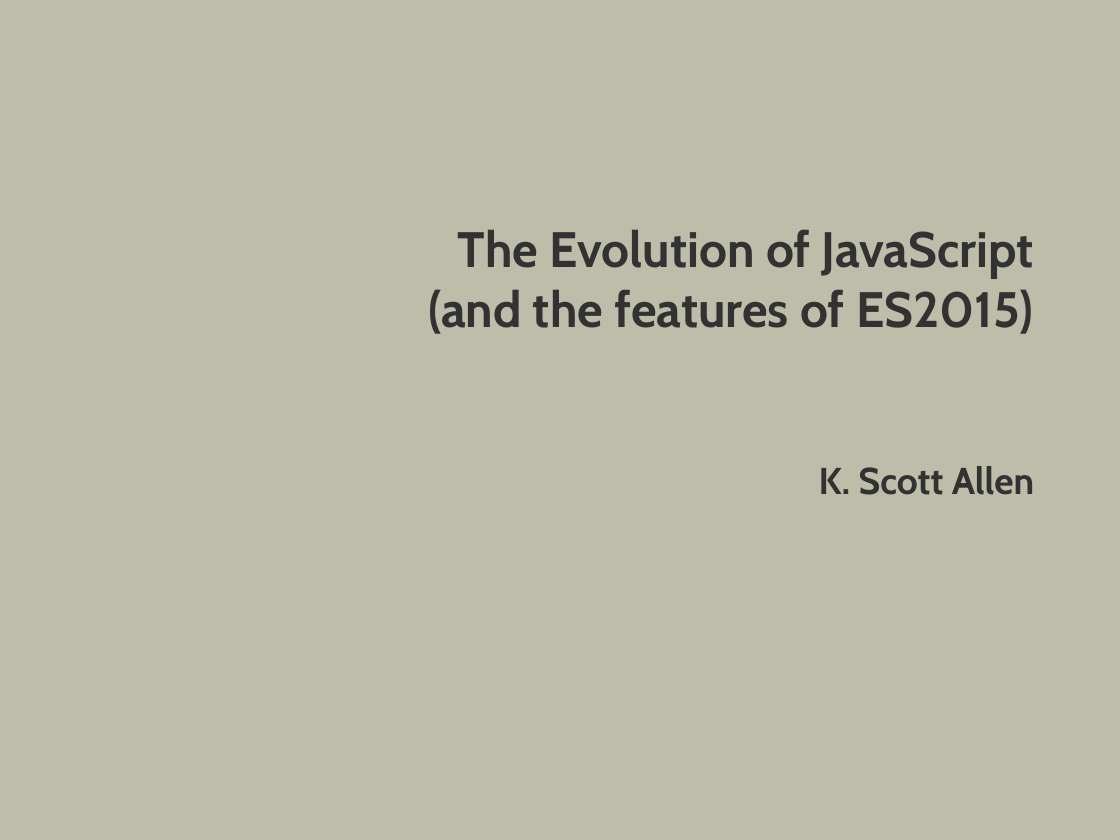
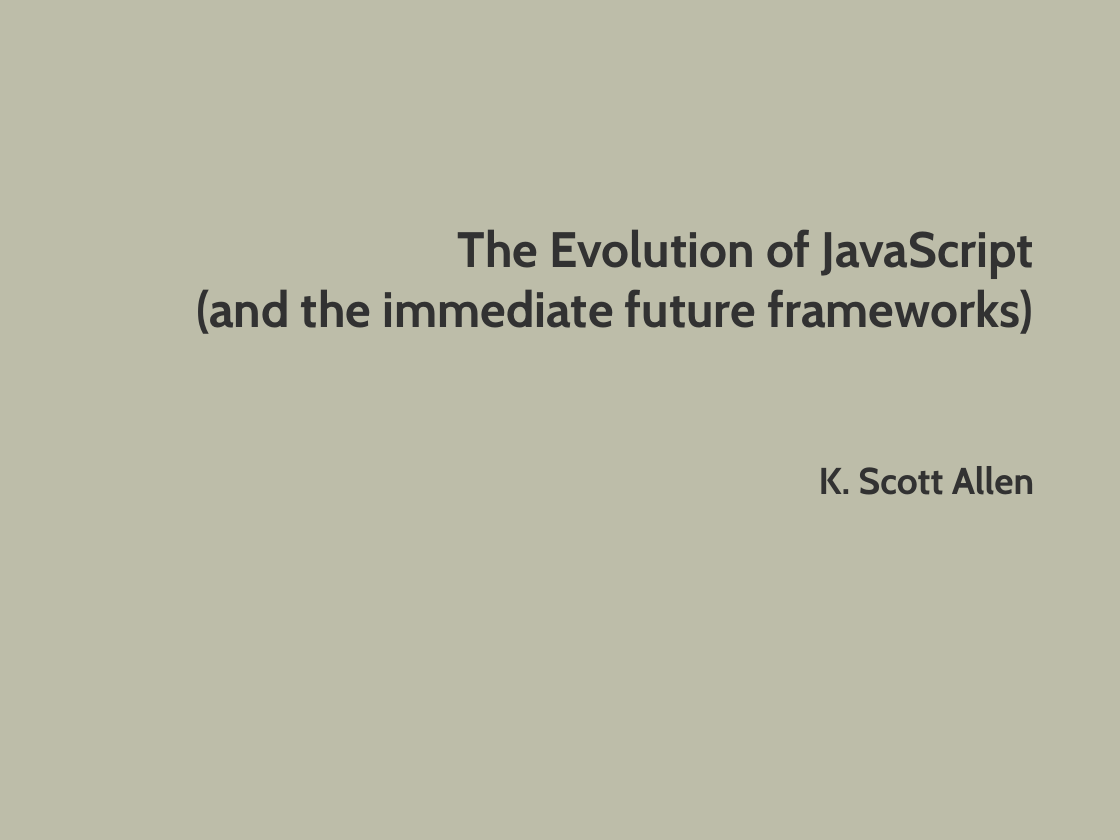
Before and after one commit to OdeToCode/classes, a slide deck: slide 1 of assorted/evolution_of_js.pptx. Drawn at 1120x840 pixels with LibreOffice and Linux fonts; fonts in the diff are those of the drawing; background and template pictures are left out. Boxes give left, top, right and bottom in pixels: in the first picture for what was removed or moved away, otherwise in the second. Text is boxed around its words. In the diff, an @@ line names an element or a change of style, - is before the commit and + after.

Commit message:
tdc updates

```diff
--- a/assorted/evolution_of_js.pptx
+++ b/assorted/evolution_of_js.pptx
@@ title at (196,229,1034,495): text changed @@
-The Evolution of JavaScript
-(and the features of ES2015)
-K. Scott Allen
+The Evolution of JavaScript
+(and the immediate future frameworks)
+K. Scott Allen
```
Also in this commit, not shown: 1 other slide changed, 16 slides added, 17 slides removed.
